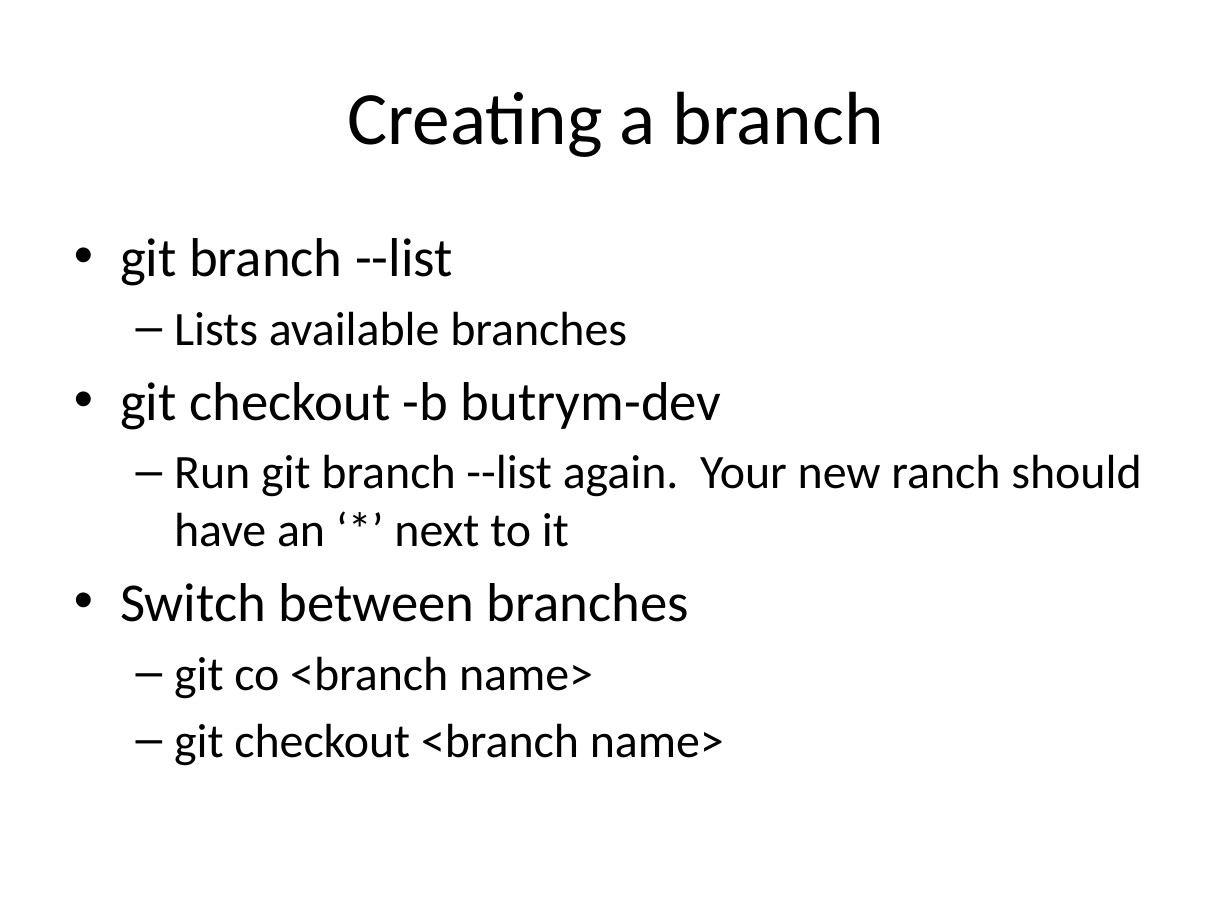
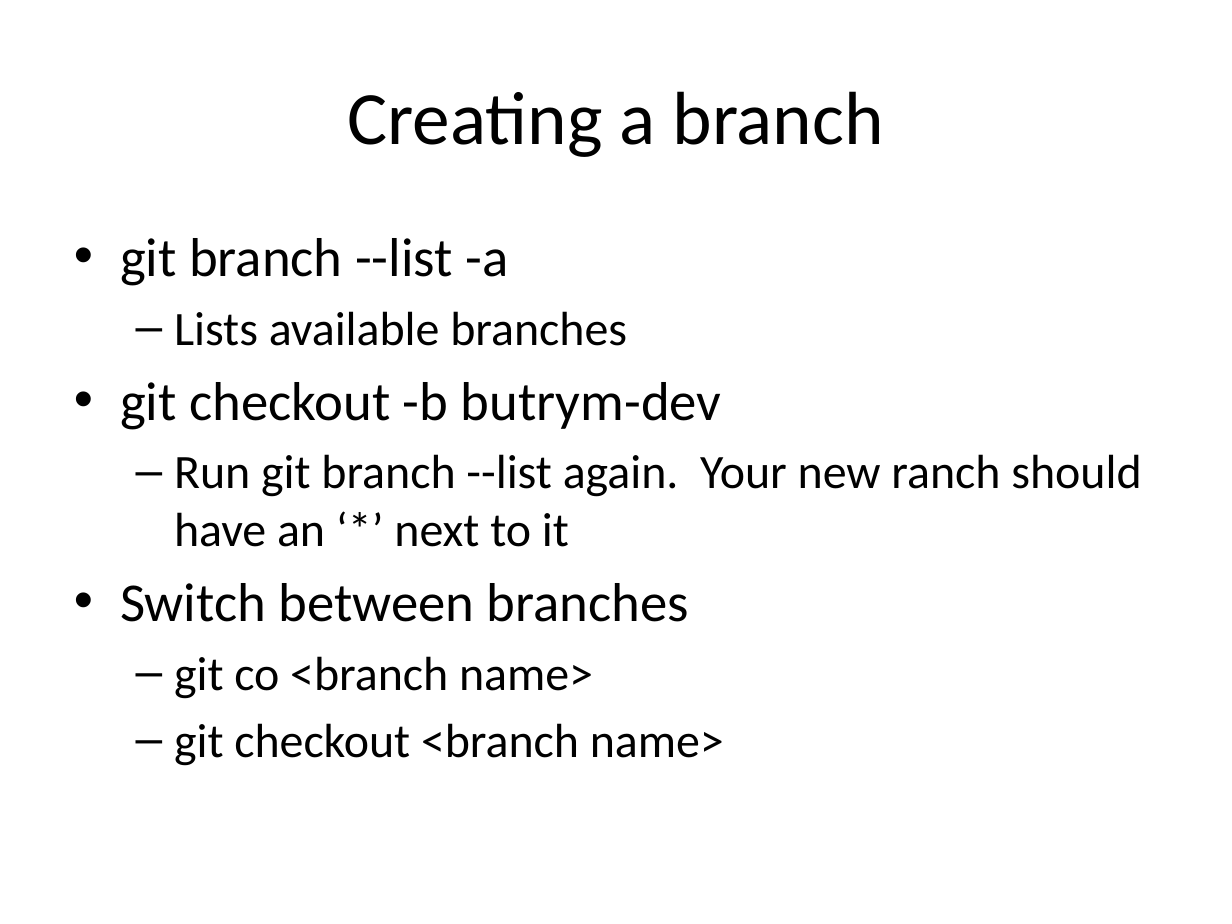
Before and after one commit to mbutry/GIT_test_repo, a slide deck: slide 5 of GIT_training.pptx. Drawn at 1232x924 pixels with LibreOffice and Linux fonts; fonts in the diff are those of the drawing. Boxes give left, top, right and bottom in pixels: in the first picture for what was removed or moved away, otherwise in the second. Text is boxed around its words. In the diff, an @@ line names an element or a change of style, - is before the commit and + after.

```diff
--- a/GIT_training.pptx
+++ b/GIT_training.pptx
@@ text at (x1=120, y1=238, x2=508, y2=286): text changed @@
-• git branch --list
+• git branch --list -a
```
Also in this commit, not shown: 6 slides added.
